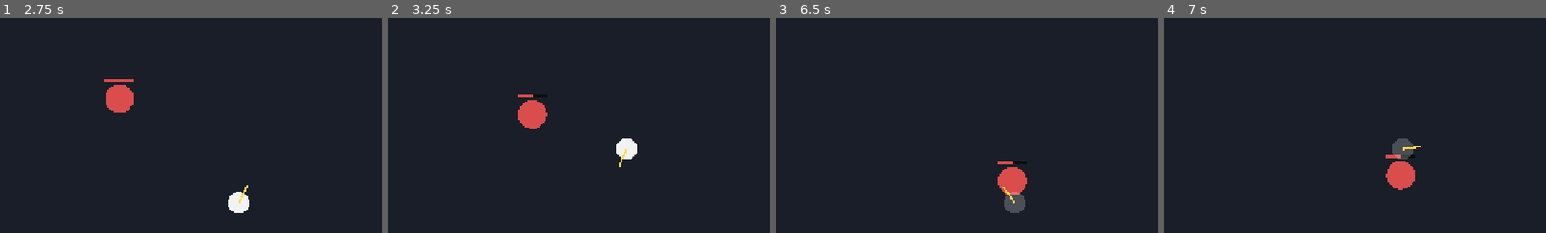
Above: before the commit, frames 1-4 (left to right).
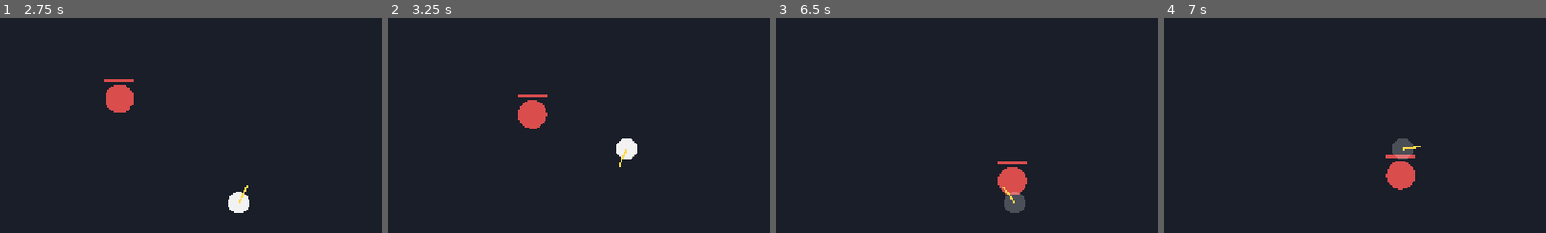
Above: after the commit, the same moments.

Repository: batsling/Roguelike-like
Game: Godot game, scene res://scenes/action/ActionCombat.tscn
Two runs of this game, one before a commit and one after it. Both use one fixed random seed, a clock stepped at 60 frames per second and the inputs below. This scene is started directly instead of the project's main scene.
Inputs (mouse positions are % of the whole screen's width and height, from its top left):
- Up to frame 1 (2.75 s): tap Enter at 0.5 s; move the mouse to (72, 45) at 0.52 s; hold N (move_downright) 0.53-1.28 s; hold , (pickup) 0.53-1.28 s; click (72, 45) at 0.67 s; move the mouse to (30, 55) at 1.27 s; hold Down (move_down) 1.28-2.03 s; tap . (wait) at 1.35 s; move the mouse to (60, 28) at 2.02 s; hold N (move_downright) from 2.03 s (still down); hold 1 from 2.03 s (still down)
- Up to frame 2 (3.25 s): move the mouse to (45, 70) at 2.77 s; release N (move_downright) at 2.78 s; release 1 at 2.78 s; hold Up (move_up) from 2.78 s (still down); tap 2 at 2.85 s; click (45, 70) at 2.92 s
- Up to frame 3 (6.5 s): move the mouse to (80, 65) at 3.52 s; release Up (move_up) at 3.53 s; hold 3 3.53-4.28 s; hold B (move_downleft) 3.53-5.03 s; move the mouse to (20, 35) at 4.27 s; tap E at 4.35 s; move the mouse to (55, 50) at 5.02 s; hold Down (move_down) 5.03-5.78 s; tap R at 5.1 s; click (55, 50) at 5.17 s; move the mouse to (35, 25) at 5.77 s; hold N (move_downright) from 5.78 s (still down); tap , (pickup) at 5.85 s
- Up to frame 4 (7 s): move the mouse to (72, 45) at 6.52 s; release N (move_downright) at 6.53 s; hold Up (move_up) from 6.53 s (still down); hold . (wait) from 6.53 s (still down)
The pictures show only the part of the screen within x 19-69%, y 20-70%; the shares and areas given below are measured in that part.

Frame 1 is identical in both runs. In frame 2, less than 0.1% of the frame differs, in the area x 38-42%, y 35-37%; in frame 3, less than 0.1%; in frame 4, less than 0.1%, in the area x 62-66%, y 63-66%.

Commit message:
Action: melee abilities now hit every enemy in a cone
Single-target melee ability damage no longer picks one nearest enemy
— it hits everything in a forward cone, like the basic attack. So a
Bash sweep can clear a small group, not just one.

_resolve_card_effects now:
- Pre-acquires target lists ONCE per cast based on which target
  strings the card uses (cone for "enemy", radius for "all_enemies")
- Walks every effect on the card and applies it to the matching list

This guarantees that a multi-effect card like Bash (dmg + Vulnerable,
both targeting "enemy") applies both effects to the same set of
enemies, instead of each effect re-running its own "pick nearest"
and possibly drifting onto different targets.

ABILITY_MELEE_RANGE / ABILITY_MELEE_ANGLE_DEG: 110 px / 110 deg (a
notch wider than the basic attack's 90/90 to make ability casts feel
more decisive). ABILITY_AOE_RADIUS unchanged at 140 for all_enemies
effects.

Shared helpers: _enemies_in_cone(range, angle_deg), _enemies_in_radius
(radius). _nearest_enemy_in_range and the old per-effect resolvers
removed.

self/player-targeted block / heal / status apply at cast time (no
target list needed) — unchanged behaviour.

Damage routes through Stats.damage_bonus by damage_type as before, so
when a card carries damage_type "ranged" Dexterity will still scale it
— commit 2 will additionally redirect ranged cards through a real
projectile instead of resolving instantly.

https://claude.ai/code/session_01BhBmjNXXcGCygponw3XEvB

Diff:
--- a/godot/scripts/action/ActionCombat.gd
+++ b/godot/scripts/action/ActionCombat.gd
@@ -49,7 +49,8 @@
 var player_max_block: int = 0
 
 # Range tuning for ability resolution.
-const ABILITY_SINGLE_RANGE := 240.0
+const ABILITY_MELEE_RANGE := 110.0      # slightly longer than basic
+const ABILITY_MELEE_ANGLE_DEG := 110.0  # slightly wider than basic
 const ABILITY_AOE_RADIUS := 140.0
 
 @onready var _hp_label: Label = $HPLabel
@@ -303,39 +304,57 @@
 	return 2.0 * float(maxi(0, card.cost)) + float(card.rarity)
 
 func _resolve_card_effects(card: CardData) -> void:
+	# Acquire target lists ONCE based on the card's targeting fields,
+	# then walk the effects so every effect on the same card hits the
+	# same set of enemies (no per-effect "pick nearest again" drift).
+	var cone_targets: Array = []
+	var aoe_targets: Array = []
+	var needs_cone := false
+	var needs_aoe := false
+	for effect in card.effects:
+		var tgt: String = String(effect.get("target", "enemy"))
+		if tgt == "enemy":
+			needs_cone = true
+		elif tgt == "all_enemies":
+			needs_aoe = true
+	if needs_cone:
+		cone_targets = _enemies_in_cone(ABILITY_MELEE_RANGE, ABILITY_MELEE_ANGLE_DEG)
+	if needs_aoe:
+		aoe_targets = _enemies_in_radius(ABILITY_AOE_RADIUS)
+
 	for effect in card.effects:
 		var t: String = String(effect.get("type", ""))
 		var tgt: String = String(effect.get("target", "enemy"))
 		match t:
 			"dmg":
-				_resolve_damage_effect(effect, tgt)
+				_apply_damage_effect(effect, tgt, cone_targets, aoe_targets)
 			"block":
-				_gain_block(int(effect.get("value", 0)))
+				if tgt == "self" or tgt == "player":
+					_gain_block(int(effect.get("value", 0)))
 			"status":
-				_resolve_status_effect(effect, tgt)
+				_apply_status_effect(effect, tgt, cone_targets, aoe_targets)
 			"heal":
-				_resolve_heal_effect(effect, tgt)
+				if tgt == "self" or tgt == "player":
+					_resolve_heal_self(int(effect.get("value", 0)))
 			# draw / gain_energy are deckbuilder-only; ignored in action.
 			_:
 				pass
 
-func _resolve_damage_effect(effect: Dictionary, tgt: String) -> void:
+func _apply_damage_effect(effect: Dictionary, tgt: String, cone_targets: Array, aoe_targets: Array) -> void:
 	var value: int = int(effect.get("value", 0))
 	var dmg_type: String = String(effect.get("damage_type", "melee"))
+	var hit_list: Array
 	match tgt:
 		"enemy":
-			var nearest: Dictionary = _nearest_enemy_in_range(ABILITY_SINGLE_RANGE)
-			if not nearest.is_empty():
-				_deal_damage_to_enemy(nearest, value, dmg_type)
+			hit_list = cone_targets
 		"all_enemies":
-			for inst in enemies:
-				if not inst.actor.is_alive():
-					continue
-				if inst.pos.distance_to(player_pos) > ABILITY_AOE_RADIUS + inst.data.size:
-					continue
-				_deal_damage_to_enemy(inst, value, dmg_type)
-
-func _resolve_status_effect(effect: Dictionary, tgt: String) -> void:
+			hit_list = aoe_targets
+		_:
+			return
+	for inst in hit_list:
+		_deal_damage_to_enemy(inst, value, dmg_type)
+
+func _apply_status_effect(effect: Dictionary, tgt: String, cone_targets: Array, aoe_targets: Array) -> void:
 	var status: StringName = StringName(String(effect.get("status", "")))
 	var stacks: int = int(effect.get("stacks", 0))
 	if stacks == 0 or status == &"":
@@ -343,42 +362,55 @@
 	# Player Persistence boosts debuffs applied to enemies (mirrors deckbuilder).
 	var pers: int = player_actor.get_status(&"persistence")
 	var debuffs := [&"vulnerable", &"weak", &"frail", &"poison", &"burn"]
-	match tgt:
-		"enemy":
-			var nearest: Dictionary = _nearest_enemy_in_range(ABILITY_SINGLE_RANGE)
-			if not nearest.is_empty():
-				var amt: int = stacks + (pers if status in debuffs else 0)
-				nearest.actor.add_status(status, amt)
-		"all_enemies":
-			for inst in enemies:
-				if not inst.actor.is_alive():
-					continue
-				if inst.pos.distance_to(player_pos) > ABILITY_AOE_RADIUS + inst.data.size:
-					continue
-				var amt: int = stacks + (pers if status in debuffs else 0)
-				inst.actor.add_status(status, amt)
-		"self":
-			player_actor.add_status(status, stacks)
-
-func _resolve_heal_effect(effect: Dictionary, tgt: String) -> void:
-	var value: int = int(effect.get("value", 0))
-	if tgt == "self" or tgt == "player":
-		GameState.change_hp(value)
-		player_actor.hp = GameState.hp
-
-func _nearest_enemy_in_range(range_px: float) -> Dictionary:
-	var best: Dictionary = {}
-	var best_dist: float = INF
+	if tgt == "self":
+		player_actor.add_status(status, stacks)
+		return
+	var hit_list: Array
+	if tgt == "enemy":
+		hit_list = cone_targets
+	elif tgt == "all_enemies":
+		hit_list = aoe_targets
+	else:
+		return
+	var amt: int = stacks + (pers if status in debuffs else 0)
+	for inst in hit_list:
+		inst.actor.add_status(status, amt)
+
+func _resolve_heal_self(value: int) -> void:
+	if value <= 0:
+		return
+	GameState.change_hp(value)
+	player_actor.hp = GameState.hp
+
+# ---------------------------------------------------------------------------
+# Targeting helpers
+# ---------------------------------------------------------------------------
+
+func _enemies_in_cone(range_px: float, angle_deg: float) -> Array:
+	var result: Array = []
+	var half: float = deg_to_rad(angle_deg * 0.5)
 	for inst in enemies:
 		if not inst.actor.is_alive():
 			continue
-		var d: float = inst.pos.distance_to(player_pos)
+		var to: Vector2 = inst.pos - player_pos
+		var d: float = to.length()
 		if d > range_px + inst.data.size:
 			continue
-		if d < best_dist:
-			best_dist = d
-			best = inst
-	return best
+		var ang: float = absf(player_facing.angle_to(to))
+		if ang > half:
+			continue
+		result.append(inst)
+	return result
+
+func _enemies_in_radius(radius: float) -> Array:
+	var result: Array = []
+	for inst in enemies:
+		if not inst.actor.is_alive():
+			continue
+		if inst.pos.distance_to(player_pos) > radius + inst.data.size:
+			continue
+		result.append(inst)
+	return result
 
 func _gain_block(base_amount: int) -> void:
 	var amt: int = base_amount + player_actor.get_status(&"defense")
